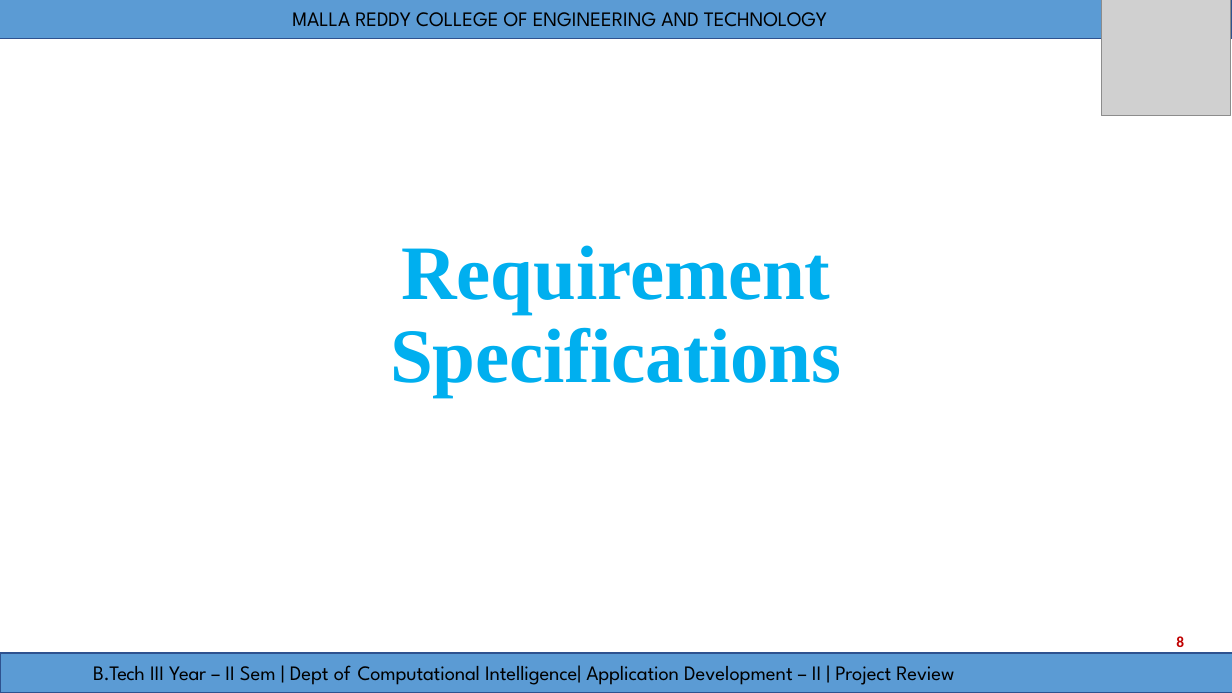
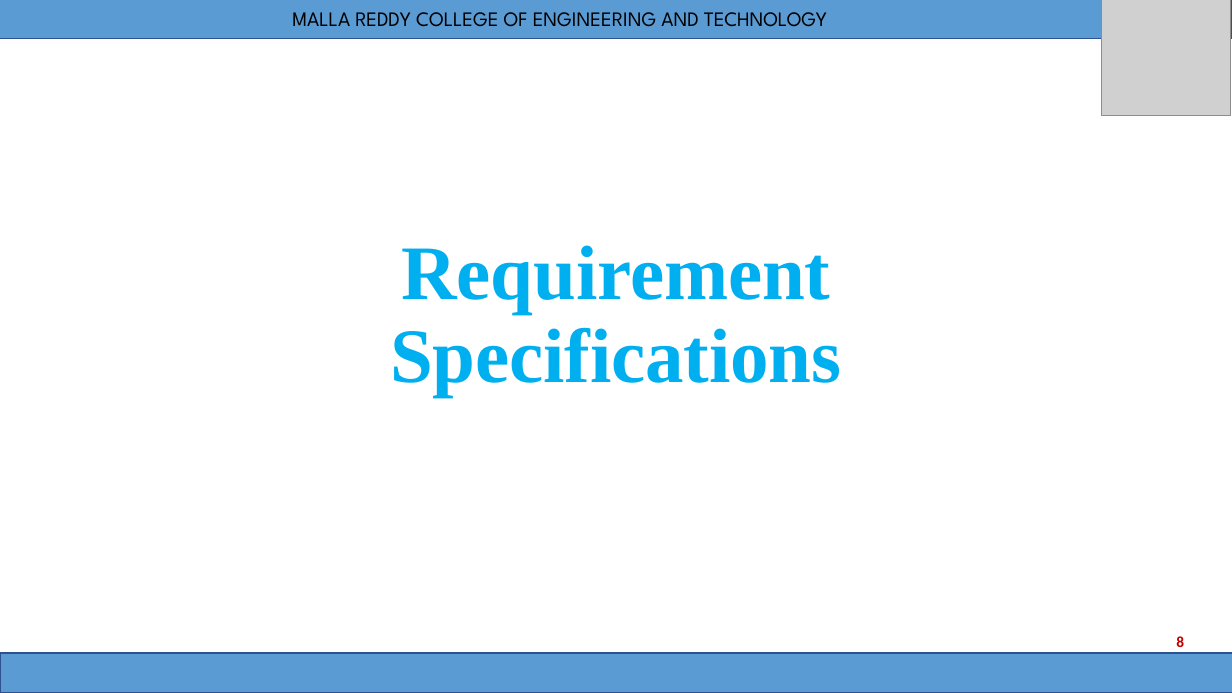
Before and after one commit to Nikhith-08/FitFusion, a slide deck: slide 8 of Documentation/PPT/FitFusion_Updated.pptx. Drawn at 1232x693 pixels with LibreOffice and Linux fonts; fonts in the diff are those of the drawing; grey boxes stand for pictures. Boxes give left, top, right and bottom in pixels: in the first picture for what was removed or moved away, otherwise in the second. Text is boxed around its words. In the diff, an @@ line names an element or a change of style, - is before the commit and + after.

```diff
--- a/Documentation/PPT/FitFusion_Updated.pptx
+++ b/Documentation/PPT/FitFusion_Updated.pptx
@@ text removed at (93, 665, 954, 685) @@
-B.Tech III Year – II Sem | Dept of Computational Intelligence| Application Development – II | Project Review
```
Also in this commit, not shown: 14 other slides changed, 12 slides added, 1 slide removed.
